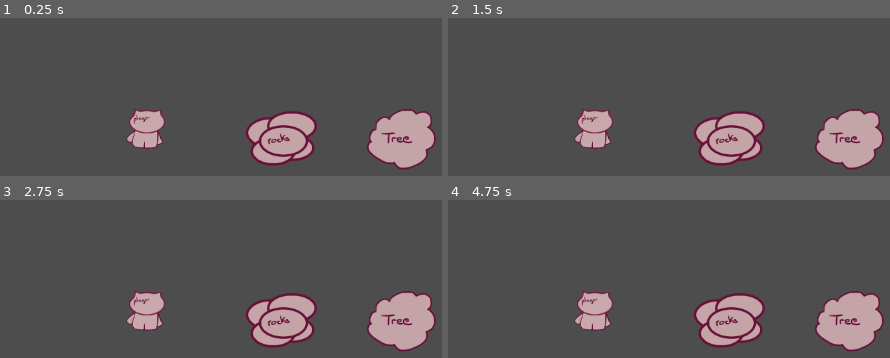
Above: before the commit, frames 1-4 (two rows, left to right).
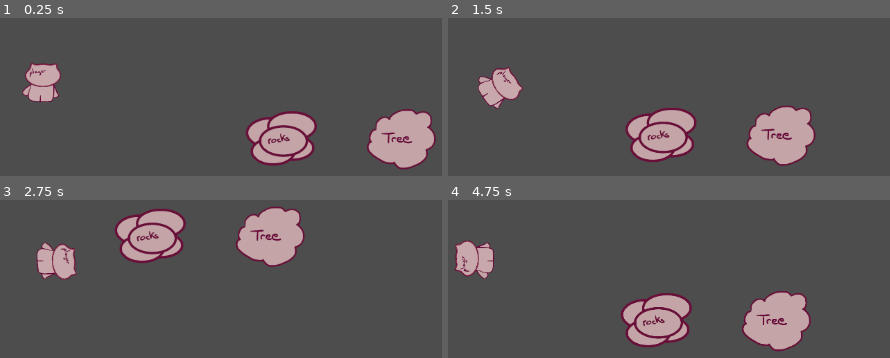
Above: after the commit, the same moments.

Repository: aubindetrez/DigitalReborn
Game: Godot game, scene res://scenes/main_scene.tscn
Same seed, same stepped clock (60 frames per second), same inputs: the game is played once before the commit and once after it. Before the commit the project has no main scene; this scene is started directly in both runs.
Inputs:
- Up to frame 1 (0.25 s): no input
- Up to frame 2 (1.5 s): tap Enter at 0.5 s; hold Right (ui_right) 0.53-1.28 s; hold Down (ui_down) from 1.28 s (still down)
- Up to frame 3 (2.75 s): release Down (ui_down) at 2.03 s; hold Right (ui_right) from 2.03 s (still down)
- Up to frame 4 (4.75 s): release Right (ui_right) at 2.78 s; hold Up (ui_up) 2.78-3.53 s; hold Left (ui_left) from 3.53 s (still down)

The runs differ from the first frame. In frame 1, 3.4% of the frame differs, in the area x 4-38%, y 28-83%; in frame 2, 20%; in frame 3, 21%, in the area x 8-99%, y 4-96%; in frame 4, 20%.

Commit message:
Add basic movements

Diff:
--- a/project.godot
+++ b/project.godot
@@ -11,6 +11,7 @@
 [application]
 
 config/name="Digital Reborn"
+run/main_scene="res://scenes/main_scene.tscn"
 config/features=PackedStringArray("4.2", "GL Compatibility")
 config/icon="res://icon.svg"
 
--- /dev/null
+++ b/scenes/Controller.gd
@@ -0,0 +1,65 @@
+# it lets the player control the parent node
+
+extends Node
+class_name Controller
+
+@export var speed: int = 10000
+@export var active: bool = true # Can be used to disable controller in gui window...
+
+var parent: CharacterBody2D
+@export var sprite: AnimatedSprite2D
+
+func _ready():
+	parent = get_parent()
+	assert(parent is CharacterBody2D, "controller must have a CharacterBody3D as parent to control")
+
+func _physics_process(delta):
+	if active:
+		update_position(delta)
+
+func _unhandled_key_input(event):
+	if active:
+		compute_strength(event)
+
+# Keep track of the user inputs
+var right_strength = 0.0
+var left_strength = 0.0
+var up_strength = 0.0
+var down_strength = 0.0
+func compute_strength(event):
+	if event.is_action_pressed("ui_right"):
+		right_strength = event.get_action_strength("ui_right")
+	elif event.is_action_released("ui_right"):
+		right_strength = 0.0
+
+	if event.is_action_pressed("ui_left"):
+		left_strength = event.get_action_strength("ui_left")
+	elif event.is_action_released("ui_left"):
+		left_strength = 0.0
+
+	if event.is_action_pressed("ui_down"):
+		down_strength = event.get_action_strength("ui_down")
+	elif event.is_action_released("ui_down"):
+		down_strength = 0.0
+
+	if event.is_action_pressed("ui_up"):
+		up_strength = event.get_action_strength("ui_up")
+	elif event.is_action_released("ui_up"):
+		up_strength = 0.0
+
+var velocity = Vector2(0, 0)
+# Uses the results of compute_strength to more the parent
+func update_position(delta):
+	var userControl = Vector2.ZERO
+	userControl.x = right_strength - left_strength
+	userControl.y = down_strength - up_strength
+
+	velocity = velocity.lerp(userControl.normalized() * speed * delta, 0.1)
+	parent.velocity = velocity
+	parent.move_and_slide()
+
+	#if velocity.length() >= 1:
+	var target_angle = atan2(velocity.x, velocity.y)
+	var rot = sprite.get_rotation()
+	rot = lerp_angle(rot, target_angle, 0.1)
+	sprite.set_rotation(rot)
--- a/scenes/main_scene.tscn
+++ b/scenes/main_scene.tscn
@@ -6,6 +6,7 @@
 [ext_resource type="Texture2D" uid="uid://isgujvomurc8" path="res://assets/player/0003.png" id="3_10ixu"]
 [ext_resource type="Texture2D" uid="uid://bpwwnri7ahx41" path="res://assets/player/0004.png" id="4_oa4pg"]
 [ext_resource type="Texture2D" uid="uid://my2n1nnxuofb" path="res://assets/player/0005.png" id="5_5rdpf"]
+[ext_resource type="Script" path="res://scenes/Controller.gd" id="6_ok3vd"]
 [ext_resource type="Texture2D" uid="uid://cfifeed5t3ds4" path="res://assets/tree/untitled.png" id="7_7ngbh"]
 
 [sub_resource type="SpriteFrames" id="SpriteFrames_2rri8"]
@@ -28,23 +29,34 @@
 }],
 "loop": true,
 "name": &"default",
-"speed": 5.0
+"speed": 10.0
 }]
 
 [node name="Node2D" type="Node2D"]
 
-[node name="Camera2D" type="Camera2D" parent="."]
+[node name="Player" type="CharacterBody2D" parent="."]
+position = Vector2(-347, -66)
+scale = Vector2(0.5, 0.5)
+
+[node name="Controller" type="Node" parent="Player" node_paths=PackedStringArray("sprite")]
+script = ExtResource("6_ok3vd")
+sprite = NodePath("../PlayerSprite")
+
+[node name="PlayerSprite" type="AnimatedSprite2D" parent="Player"]
+position = Vector2(4, -62)
+sprite_frames = SubResource("SpriteFrames_2rri8")
+autoplay = "default"
+frame_progress = 0.318737
+
+[node name="Camera2D" type="Camera2D" parent="Player"]
+position = Vector2(694, 132)
+scale = Vector2(2, 2)
+position_smoothing_enabled = true
 
 [node name="Rock" type="Sprite2D" parent="."]
 scale = Vector2(0.5, 0.5)
 texture = ExtResource("1_5m3iy")
 
-[node name="PlayerSprite" type="AnimatedSprite2D" parent="."]
-position = Vector2(-195, -30)
-scale = Vector2(0.5, 0.5)
-sprite_frames = SubResource("SpriteFrames_2rri8")
-frame_progress = 0.279534
-
 [node name="Tree" type="Sprite2D" parent="."]
 position = Vector2(173, 0)
 scale = Vector2(0.5, 0.5)
Not shown: 1 places in scenes/main_scene.tscn that only renumber resources
